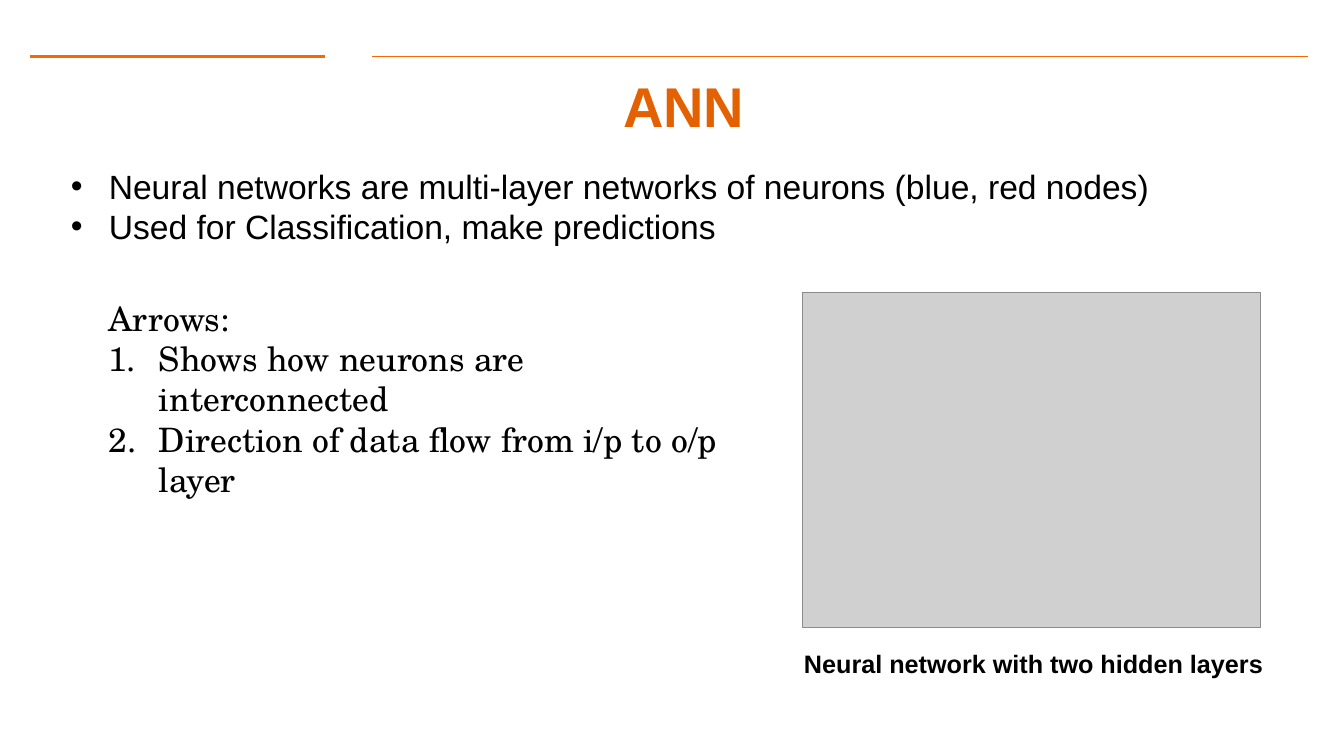
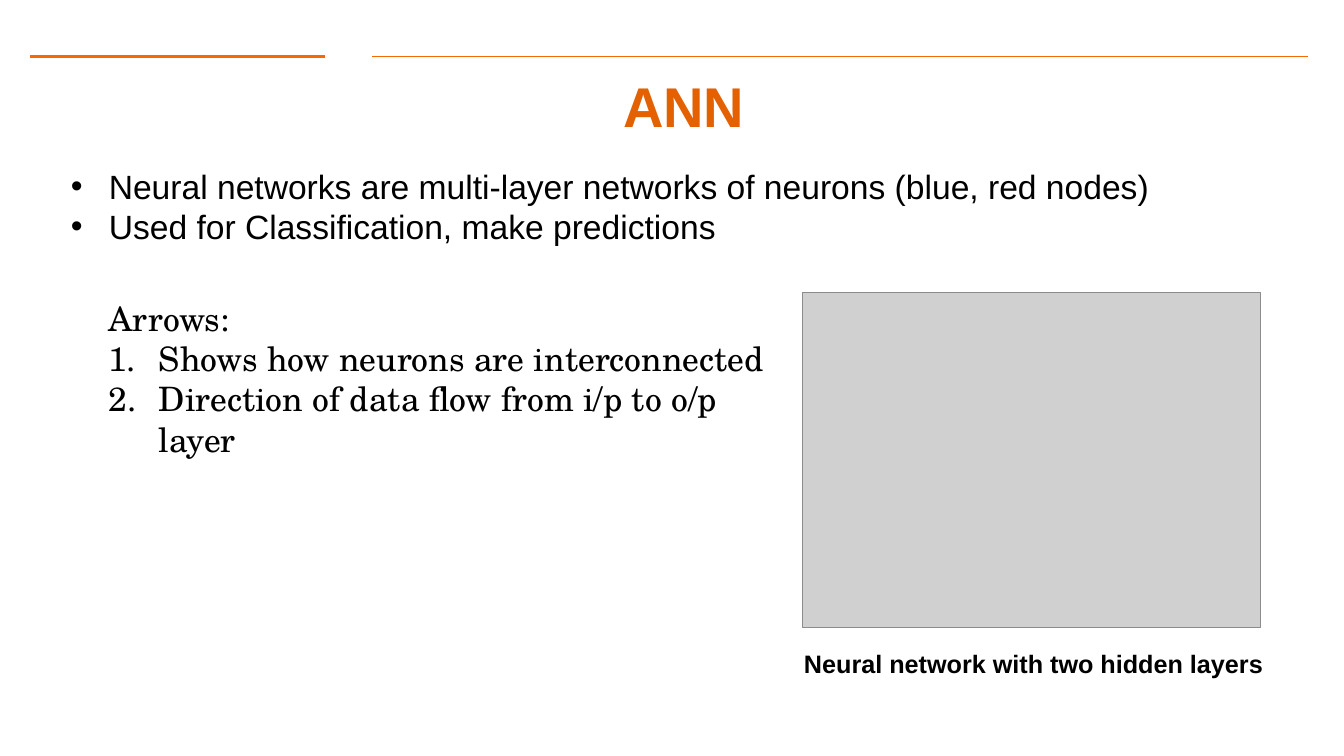
Before and after one commit to Dre1896/RIT-DSCI-633-FDS, a slide deck: slide 20 of Syllabus/Lecture10/Lec10.pptx. Drawn at 1344x756 pixels with LibreOffice and Linux fonts; fonts in the diff are those of the drawing; grey boxes stand for pictures; background and template pictures are left out. Boxes give left, top, right and bottom in pixels: in the first picture for what was removed or moved away, otherwise in the second. Text is boxed around its words. In the diff, an @@ line names an element or a change of style, - is before the commit and + after.

```diff
--- a/Syllabus/Lecture10/Lec10.pptx
+++ b/Syllabus/Lecture10/Lec10.pptx
@@ text "Arrows:" rewrapped from (x1=109, y1=306, x2=716, y2=499) to (x1=109, y1=306, x2=764, y2=418) @@
```
Also in this commit, not shown: 1 other slide changed, 1 other file.
